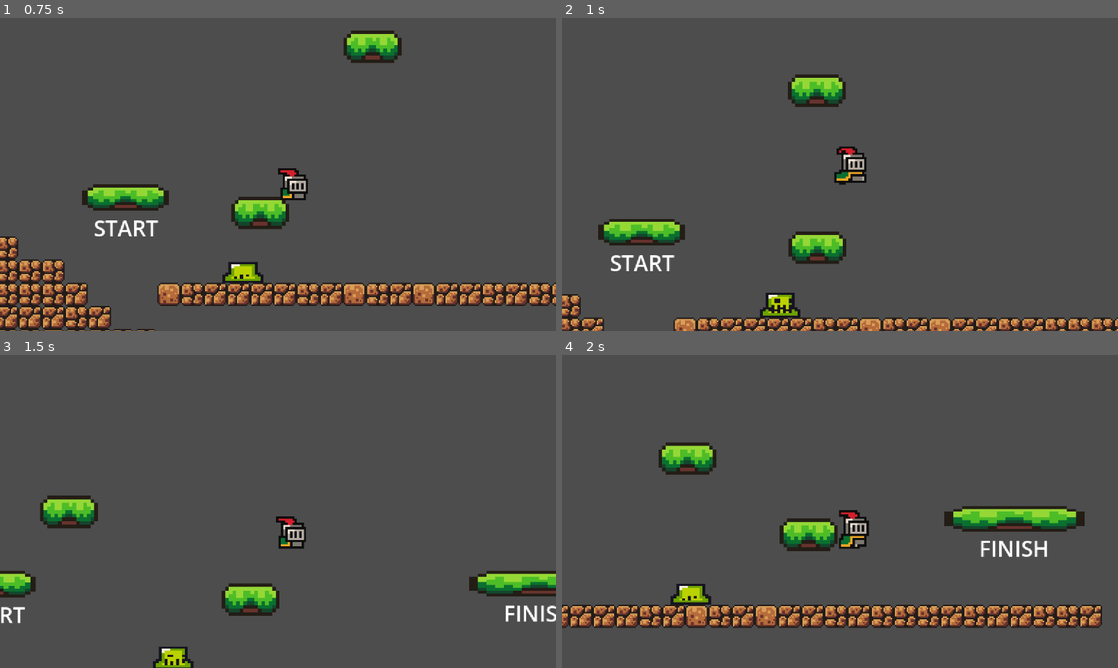
Above: before the commit, frames 1-4 (two rows, left to right).
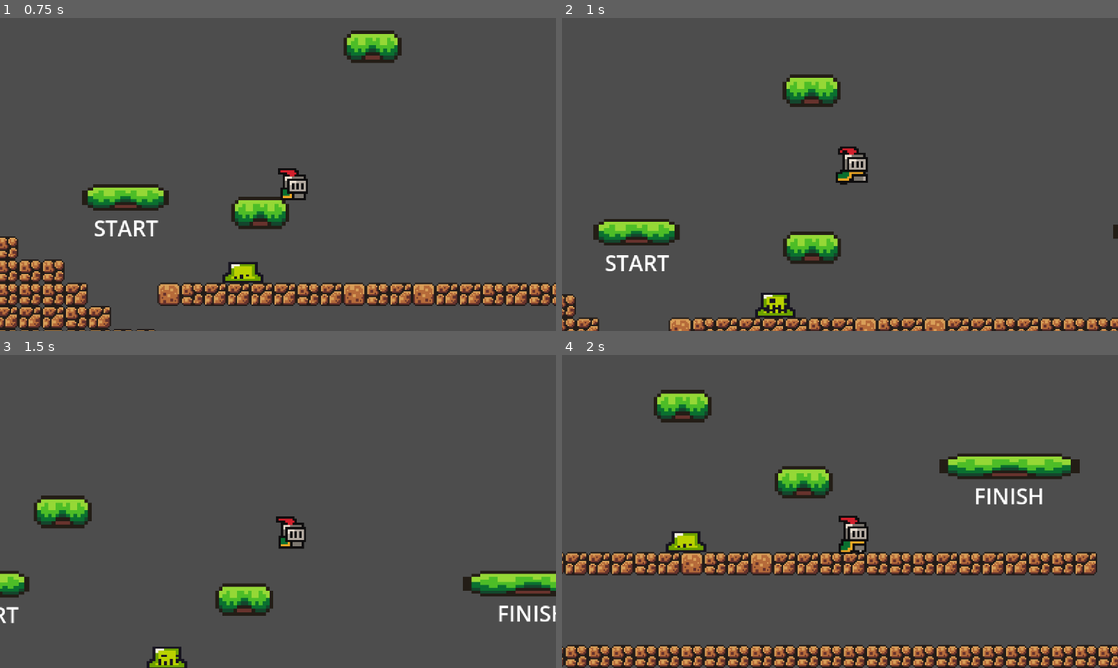
Above: after the commit, the same moments.

Repository: Klarnold/Task1
Game: Godot game, scene res://scenes/game/game.tscn
The game is run twice, just before and just after one commit, with the same random seed, the same clock (stepped at 60 frames per second) and the same inputs.
Inputs (mouse positions are in pixels of both pictures, inside the frame that each line leads up to):
- Up to frame 1 (0.75 s): move the mouse to (400, 158) at 0.52 s; hold Right (right) from 0.53 s (still down); click (400, 158) at 0.6 s
- Up to frame 2 (1 s): keep holding Right (right); tap Space (jump) at 0.77 s
- Up to frame 3 (1.5 s): keep holding Right (right); move the mouse to (166, 527) at 1.27 s; click (166, 527) at 1.35 s
- Up to frame 4 (2 s): keep holding Right (right); tap Space (jump) at 1.52 s

Frame 1 is identical in both runs. In frame 2, 5.6% of the frame differs, in the area x 0-100%, y 18-100%; in frame 3, 2.8%; in frame 4, 30%, in the area x 0-100%, y 11-100%.

Commit message:
Slime (Enemy) & TD
Added attack, animation of attack and payed some technical debt:
1) issue with enemy sprite "blnking" while being exactly upper or lower than player in the chase mode;
2) fixed bug with incorrect work of the enemy's hit box collision, when attack was interrupted by player's attack.

Diff:
--- a/simpleplatformer/elements/enemies/slime.tscn
+++ b/simpleplatformer/elements/enemies/slime.tscn
@@ -77,6 +77,12 @@
 }, {
 "duration": 1.0,
 "texture": SubResource("AtlasTexture_nivw5")
+}, {
+"duration": 1.0,
+"texture": SubResource("AtlasTexture_mo4h8")
+}, {
+"duration": 1.0,
+"texture": SubResource("AtlasTexture_mo4h8")
 }, {
 "duration": 1.0,
 "texture": SubResource("AtlasTexture_mo4h8")
@@ -134,8 +140,36 @@
 "speed": 10.0
 }]
 
+[sub_resource type="Animation" id="Animation_mlg68"]
+length = 0.001
+tracks/0/type = "value"
+tracks/0/imported = false
+tracks/0/enabled = true
+tracks/0/path = NodePath(".:modulate")
+tracks/0/interp = 1
+tracks/0/loop_wrap = true
+tracks/0/keys = {
+"times": PackedFloat32Array(0),
+"transitions": PackedFloat32Array(1),
+"update": 0,
+"values": [Color(1, 1, 1, 1)]
+}
+tracks/1/type = "value"
+tracks/1/imported = false
+tracks/1/enabled = true
+tracks/1/path = NodePath("DamageBox/HitBoxArea/HitBoxShape:disabled")
+tracks/1/interp = 1
+tracks/1/loop_wrap = true
+tracks/1/keys = {
+"times": PackedFloat32Array(0),
+"transitions": PackedFloat32Array(1),
+"update": 1,
+"values": [false]
+}
+
 [sub_resource type="Animation" id="Animation_mo4h8"]
-length = 1.5
+length = 1.83333
+step = 0.05
 tracks/0/type = "value"
 tracks/0/imported = false
 tracks/0/enabled = true
@@ -143,10 +177,10 @@
 tracks/0/interp = 1
 tracks/0/loop_wrap = true
 tracks/0/keys = {
-"times": PackedFloat32Array(0, 0.166667, 0.333333, 0.5, 0.666667, 0.833333, 1, 1.16667, 1.33333),
-"transitions": PackedFloat32Array(1, 1, 1, 1, 1, 1, 1, 1, 1),
-"update": 1,
-"values": [0, 1, 2, 3, 4, 5, 6, 7, 8]
+"times": PackedFloat32Array(0, 0.166667, 0.333333, 0.5, 0.666667, 0.833333, 1, 1.16667, 1.33333, 1.5, 1.66667),
+"transitions": PackedFloat32Array(1, 1, 1, 1, 1, 1, 1, 1, 1, 1, 1),
+"update": 1,
+"values": [0, 1, 2, 3, 4, 5, 6, 7, 8, 9, 10]
 }
 tracks/1/type = "value"
 tracks/1/imported = false
@@ -159,6 +193,32 @@
 "transitions": PackedFloat32Array(1),
 "update": 1,
 "values": ["attack"]
+}
+tracks/2/type = "value"
+tracks/2/imported = false
+tracks/2/enabled = true
+tracks/2/path = NodePath("DamageBox/HitBoxArea/HitBoxShape:disabled")
+tracks/2/interp = 1
+tracks/2/loop_wrap = true
+tracks/2/keys = {
+"times": PackedFloat32Array(1.3, 1.6),
+"transitions": PackedFloat32Array(1, 1),
+"update": 1,
+"values": [false, true]
+}
+tracks/3/type = "method"
+tracks/3/imported = false
+tracks/3/enabled = true
+tracks/3/path = NodePath(".")
+tracks/3/interp = 1
+tracks/3/loop_wrap = true
+tracks/3/keys = {
+"times": PackedFloat32Array(1.2),
+"transitions": PackedFloat32Array(1),
+"values": [{
+"args": [],
+"method": &"attack_dash_anim"
+}]
 }
 
 [sub_resource type="Animation" id="Animation_llyuw"]
@@ -186,6 +246,18 @@
 "transitions": PackedFloat32Array(1),
 "update": 1,
 "values": ["damaged"]
+}
+tracks/2/type = "value"
+tracks/2/imported = false
+tracks/2/enabled = true
+tracks/2/path = NodePath("DamageBox/HitBoxArea/HitBoxShape:disabled")
+tracks/2/interp = 1
+tracks/2/loop_wrap = true
+tracks/2/keys = {
+"times": PackedFloat32Array(0),
+"transitions": PackedFloat32Array(1),
+"update": 1,
+"values": [true]
 }
 
 [sub_resource type="Animation" id="Animation_nivw5"]
@@ -255,21 +327,6 @@
 "values": ["move"]
 }
 
-[sub_resource type="Animation" id="Animation_mlg68"]
-length = 0.001
-tracks/0/type = "value"
-tracks/0/imported = false
-tracks/0/enabled = true
-tracks/0/path = NodePath(".:modulate")
-tracks/0/interp = 1
-tracks/0/loop_wrap = true
-tracks/0/keys = {
-"times": PackedFloat32Array(0),
-"transitions": PackedFloat32Array(1),
-"update": 0,
-"values": [Color(1, 1, 1, 1)]
-}
-
 [sub_resource type="AnimationLibrary" id="AnimationLibrary_mlg68"]
 _data = {
 &"RESET": SubResource("Animation_mlg68"),
@@ -279,6 +336,9 @@
 &"move": SubResource("Animation_1w1ih")
 }
 
+[sub_resource type="RectangleShape2D" id="RectangleShape2D_mo4h8"]
+size = Vector2(23, 19)
+
 [sub_resource type="CircleShape2D" id="CircleShape2D_mo4h8"]
 radius = 60.2993
 
@@ -288,7 +348,7 @@
 [node name="AnimatedSprite2D" type="AnimatedSprite2D" parent="."]
 position = Vector2(0, -12)
 sprite_frames = SubResource("SpriteFrames_qwfa6")
-animation = &"death"
+animation = &"attack"
 autoplay = "move"
 
 [node name="PhysicShape" type="CollisionPolygon2D" parent="."]
@@ -320,6 +380,14 @@
 [node name="HurtBoxShape" type="CollisionPolygon2D" parent="DamageBox/HurtBoxArea"]
 polygon = PackedVector2Array(-7, 0, -7, -4, -6, -4, -6, -5, -5, -5, -5, -11, 5, -11, 5, -5, 6, -5, 6, -4, 7, -4, 7, 0)
 
+[node name="PlayerSeekArea" type="Area2D" parent="DamageBox"]
+collision_layer = 0
+collision_mask = 2
+
+[node name="PlayerSeekShape" type="CollisionShape2D" parent="DamageBox/PlayerSeekArea"]
+position = Vector2(15.5, -9.5)
+shape = SubResource("RectangleShape2D_mo4h8")
+
 [node name="ChaseArea" type="Area2D" parent="."]
 collision_layer = 0
 collision_mask = 2
@@ -329,3 +397,5 @@
 
 [node name="ChaseTimer" type="Timer" parent="."]
 one_shot = true
+
+[node name="CooldownTimer" type="Timer" parent="."]
--- a/simpleplatformer/scripts/elements/enemis/enemy.gd
+++ b/simpleplatformer/scripts/elements/enemis/enemy.gd
@@ -6,7 +6,8 @@
 @onready var direction: int = 1
 @onready var health: int = 3
 @onready var chase: bool = false
-
+@onready var cooldown: bool = false
+@onready var is_attacking: bool = false
 
 var edge_checker_ray_cast: RayCast2D
 var animated_sprite_2d: AnimatedSprite2D
@@ -14,7 +15,7 @@
 var damage_box: Node2D
 var hurt_box_area: Area2D
 var chase_area: Area2D
-
+var cooldown_timer: Timer
 
 func _ready() -> void:
 	# this all required for catching errors because of the composition issues
@@ -42,12 +43,16 @@
 		return
 	chase_area = $ChaseArea
 
+	if check_node("CooldownTimer"):
+		return
+	cooldown_timer = $CooldownTimer
+
 
 func _physics_process(delta: float) -> void:
 	match state:
 		Globals.EnemyStateMachine.MOVE:
 			move_state(delta)
-		Globals.EnemyStateMachine.ATACK:
+		Globals.EnemyStateMachine.ATTACK:
 			attack_state()
 		Globals.EnemyStateMachine.DAMAGED:
 			damaged_state(delta)
@@ -66,16 +71,28 @@
 		set_direction(-direction)
 	animation_player.play("move")
 	if chase and Globals.player:
-		set_direction(-Globals.get_direction(Globals.player.position, position))
-		velocity.x = lerp(velocity.x + Globals.ENEMY_SPEED*delta*direction, \
-	 	Globals.ENEMY_MAX_SPEED*direction*Globals.CHASE_SPEED_MODIFIER, 0.8)
+		if abs(Globals.player.position.x - position.x) > 20:
+			print("chase")
+			set_direction(-Globals.get_direction(Globals.player.position, position))
+			velocity.x = lerp(velocity.x + Globals.ENEMY_SPEED*delta*direction, \
+		 	Globals.ENEMY_MAX_SPEED*direction*Globals.CHASE_SPEED_MODIFIER, 0.8)
 	else:
 		velocity.x = lerp(velocity.x + Globals.ENEMY_SPEED*delta*direction, \
 	 	Globals.ENEMY_MAX_SPEED*direction, 0.8)
 
 
 func attack_state():
-	pass
+	if !is_attacking:
+		is_attacking = true
+		velocity.x = 0
+		cooldown = true
+		animation_player.play("attack")
+		await animation_player.animation_finished
+		print(state)
+		if has_node("CooldownTimer"):
+			cooldown_timer.start()
+		is_attacking = false
+		state = Globals.EnemyStateMachine.MOVE
 
 
 func damaged_state(delta: float):
@@ -89,17 +106,9 @@
 	set_physics_process(false) # stops state management
 	velocity.x = 0
 	animation_player.play("death")
-	disable_all(self)
+	Globals.disable_all(self)
 	await animation_player.animation_finished
 	queue_free()
-
-
-func disable_all(main_node: Node):
-	if "disabled" in main_node:
-		print(main_node.name)
-		main_node.disabled = true
-	for node in main_node.get_children():
-		disable_all(node)
 
 
 #func take_damage():
--- a/simpleplatformer/scripts/elements/enemis/slime.gd
+++ b/simpleplatformer/scripts/elements/enemis/slime.gd
@@ -2,6 +2,9 @@
 
 
 @onready var chase_timer: Timer = $ChaseTimer
+@onready var player_seek_area: Area2D = $DamageBox/PlayerSeekArea
+@onready var player_seek_shape: CollisionShape2D = $DamageBox/PlayerSeekArea/PlayerSeekShape
+@onready var hit_box_area: Area2D = $DamageBox/HitBoxArea
 
 
 # position, from where slime was attacked
@@ -16,11 +19,24 @@
 	#connecting "local" signals
 	chase_area.area_entered.connect(_on_chase_area_area_entered)
 	chase_area.area_exited.connect(_on_chase_area_area_exited)
+	player_seek_area.area_entered.connect(_on_player_seek_area_area_entered)
+	hit_box_area.area_entered.connect(_on_hit_box_area_area_entered)
 	chase_timer.timeout.connect(_on_chase_timer_timeout)
+	cooldown_timer.timeout.connect(_on_cooldown_timer_timeout)
 
 	# setting local tree nodes
 	chase_timer.wait_time = Globals.CHASE_TIME
+	cooldown_timer.wait_time = Globals.COOLDOWN_TIME
 
+
+func damaged_state(delta: float):
+	velocity.x = 0
+	animation_player.play("damaged")
+	velocity.x = Globals.ENEMY_KNOCKBACK_SPEED * Globals.get_direction(attacked_pos, position)
+	var tween: Tween = get_tree().create_tween().set_trans(Tween.TRANS_EXPO).set_ease(Tween.EASE_IN)
+	tween.tween_property(self, "velocity:x", 0, 0.5)
+	await animation_player.animation_finished
+	state = Globals.EnemyStateMachine.MOVE
 
 
 func take_damage(area: Area2D, attack_pos: Vector2, damage: float):
@@ -32,14 +48,29 @@
 		attacked_pos = attack_pos
 		state = Globals.EnemyStateMachine.DAMAGED
 
-func damaged_state(delta: float):
-	velocity.x = 0
-	animation_player.play("damaged")
-	velocity.x = Globals.ENEMY_KNOCKBACK_SPEED * Globals.get_direction(attacked_pos, position)
-	var tween: Tween = get_tree().create_tween().set_trans(Tween.TRANS_EXPO).set_ease(Tween.EASE_OUT)
-	tween.tween_property(self, "velocity:x", 0, 0.5)
-	await animation_player.animation_finished
-	state = Globals.EnemyStateMachine.MOVE
+
+func attack_dash_anim():
+	print(velocity.x)
+	velocity.x = Globals.ATTACK_DASH_SPEED*direction
+	print(velocity.x)
+	var tween: Tween = get_tree().create_tween()
+	tween.tween_property(self, "velocity:x", 0, 0.3)
+	await tween.finished
+
+
+func _on_hit_box_area_area_entered(player: Area2D):
+	print("player")
+
+
+func _on_cooldown_timer_timeout():
+	cooldown = false
+	player_seek_shape.disabled = true
+	player_seek_shape.disabled = false
+
+
+func _on_player_seek_area_area_entered(player: Area2D):
+	if state != Globals.EnemyStateMachine.ATTACK and !cooldown:
+		state = Globals.EnemyStateMachine.ATTACK
 
 
 func _on_chase_area_area_entered(player: Area2D):
@@ -64,4 +95,7 @@
 	# disconnecting "local" signals
 	chase_area.area_entered.disconnect(_on_chase_area_area_entered)
 	chase_area.area_exited.disconnect(_on_chase_area_area_exited)
+	player_seek_area.area_entered.disconnect(_on_player_seek_area_area_entered)
+	hit_box_area.area_entered.disconnect(_on_hit_box_area_area_entered)
 	chase_timer.timeout.disconnect(_on_chase_timer_timeout)
+	cooldown_timer.timeout.disconnect(_on_cooldown_timer_timeout)
--- a/simpleplatformer/scripts/elements/player/player.gd
+++ b/simpleplatformer/scripts/elements/player/player.gd
@@ -22,6 +22,7 @@
 @onready var damage_box: Node2D = $DamageBox
 @onready var hurt_box_area: Area2D = $DamageBox/HurtBoxArea
 @onready var hit_box_area: Area2D = $DamageBox/HitBoxArea
+@onready var hit_box_shape: CollisionPolygon2D = $DamageBox/HitBoxArea/HitBoxShape
 
 # onready variables
 @onready var state: PlayerStateMachine = PlayerStateMachine.MOVE
@@ -39,6 +40,9 @@
 
 	# setting variables
 	Globals.player = self
+
+	#setting local tree nodes
+	hit_box_shape.disabled = true
 
 
 func _input(event: InputEvent) -> void:
@@ -102,7 +106,7 @@
 	velocity.x = ATTACK_PUSH_SPEED*delta*final_direction
 	var tween: Tween = get_tree().create_tween()
 	tween.tween_property(self, "velocity:x", 0,\
-	 0.2).set_trans(Tween.TRANS_CIRC).set_ease(Tween.EASE_OUT)
+	 0.2).set_trans(Tween.TRANS_CIRC).set_ease(Tween.EASE_IN)
 	animation_player.play("attack")
 	await animation_player.animation_finished
 	state = PlayerStateMachine.MOVE
--- a/simpleplatformer/scripts/globals/Globals.gd
+++ b/simpleplatformer/scripts/globals/Globals.gd
@@ -9,13 +9,15 @@
 
 enum EnemyStateMachine{
 	MOVE,
-	ATACK,
+	ATTACK,
 	DAMAGED,
 	DEATH
 }
 
+const ATTACK_DASH_SPEED: float = 500
 const CHASE_SPEED_MODIFIER: float = 2
 const CHASE_TIME: float = 1.0
+const COOLDOWN_TIME: float = 2.0
 const ENEMY_KNOCKBACK_SPEED: float = 100.0
 const ENEMY_SPEED: float = 4000
 const ENEMY_MAX_SPEED: float = 50
@@ -31,4 +33,12 @@
 func get_direction(pos: Vector2, called_pos: Vector2):
 	return -1 if (pos.x - called_pos.x) > 0 else 1
 
+
+func disable_all(main_node: Node):
+	if "disabled" in main_node:
+		print(main_node.name)
+		main_node.disabled = true
+	for node in main_node.get_children():
+		disable_all(node)
+
 # GLOBAL_FUNCS_END
Not shown: 1 places in simpleplatformer/elements/enemies/slime.tscn that only renumber resources
